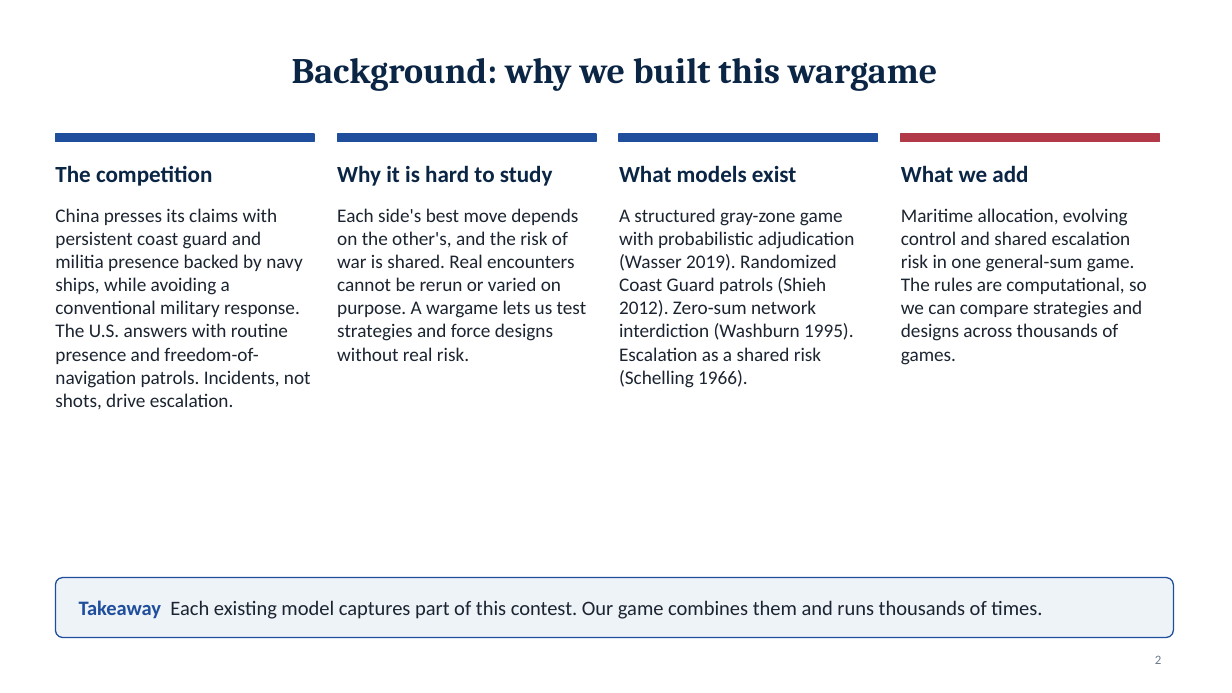
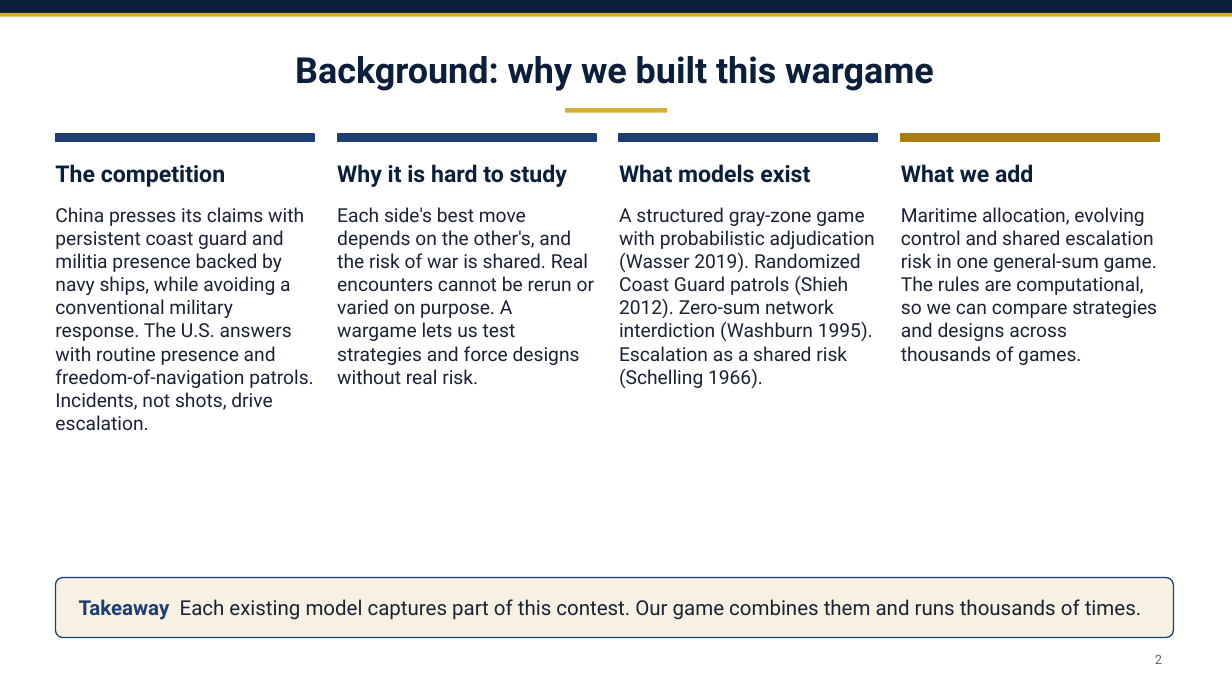
Before and after one commit to draggin-anchor/6.S974-Wargaming-Term-Project, a slide deck: slide 2 of deliverables/02-workshop1-slides.pptx. Drawn at 1232x693 pixels with LibreOffice and Linux fonts; fonts in the diff are those of the drawing. Boxes give left, top, right and bottom in pixels: in the first picture for what was removed or moved away, otherwise in the second. Text is boxed around its words. In the diff, an @@ line names an element or a change of style, - is before the commit and + after.

Commit message:
Workshop 1 slides: navy and gold theme, Franklin Gothic, destroyer title photo
Title photo is USS Kidd (DDG 100) underway in the Pacific, U.S. Navy photo 110518-N-OI955-090 (public domain).

```diff
--- a/deliverables/02-workshop1-slides.pptx
+++ b/deliverables/02-workshop1-slides.pptx
@@ rectangle added at box(0, 0, 1232, 13), fill #0B1F3A @@
@@ rectangle added at box(0, 13, 1232, 17), fill #D4AF37 @@
@@ title "Background: why we built this ..." at box(295, 56, 934, 91): font Cambria to Roboto, text colour #0B2545 to #0B1F3A @@
@@ rectangle added at box(566, 108, 667, 113), fill #D4AF37 @@
@@ fill #1F4E9C to #1D3E72; outline #1F4E9C 1 pt to #1D3E72 1 pt in 3 elements at box(55, 134, 314, 141), box(337, 134, 596, 141), box(619, 134, 878, 141) @@
@@ rectangle at box(901, 134, 1160, 141): fill #B23A48 to #A97C14; outline #B23A48 1 pt to #A97C14 1 pt @@
@@ font Calibri to Roboto, text colour #0B2545 to #0B1F3A in 4 elements at box(55, 164, 225, 187), box(337, 164, 567, 187), box(619, 164, 810, 183), box(901, 164, 1033, 183) @@
@@ font Calibri to Roboto, text colour #1B2430 to #1A2233 in 4 elements at box(55, 207, 314, 430), box(337, 207, 594, 384), box(619, 207, 875, 388), box(901, 207, 1157, 365) @@
@@ rounded rectangle at box(55, 578, 1174, 638): fill #EEF3F8 to #F6F1E2; outline #1F4E9C 1 pt to #1D3E72 1 pt @@
@@ text "Takeaway Each existing model captures ..." at box(79, 599, 1141, 620): font Calibri to Roboto, text colour #1B2430 to #1A2233; text colour #1F4E9C to #1D3E72 in "Takeaway" @@
@@ page number at box(1155, 655, 1162, 664): font Calibri to Roboto, text colour #6B7A8F to #5E6B7D @@
```
Also in this commit, not shown: 12 other slides changed, 2 other files.
